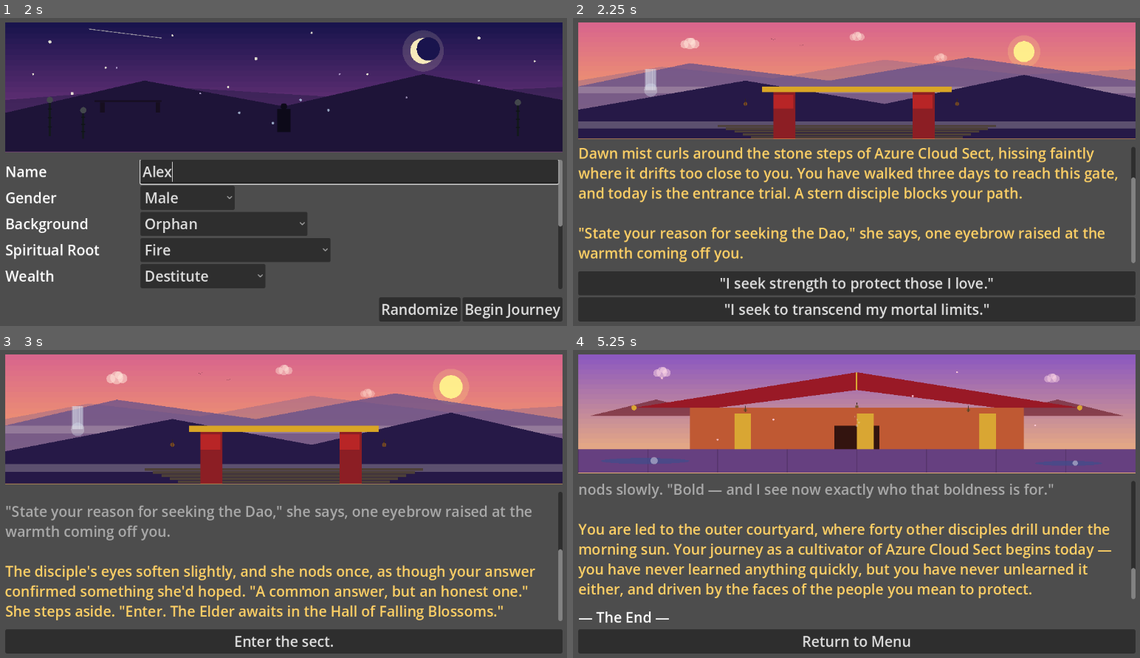
Above: before the commit, frames 1-4 (two rows, left to right).
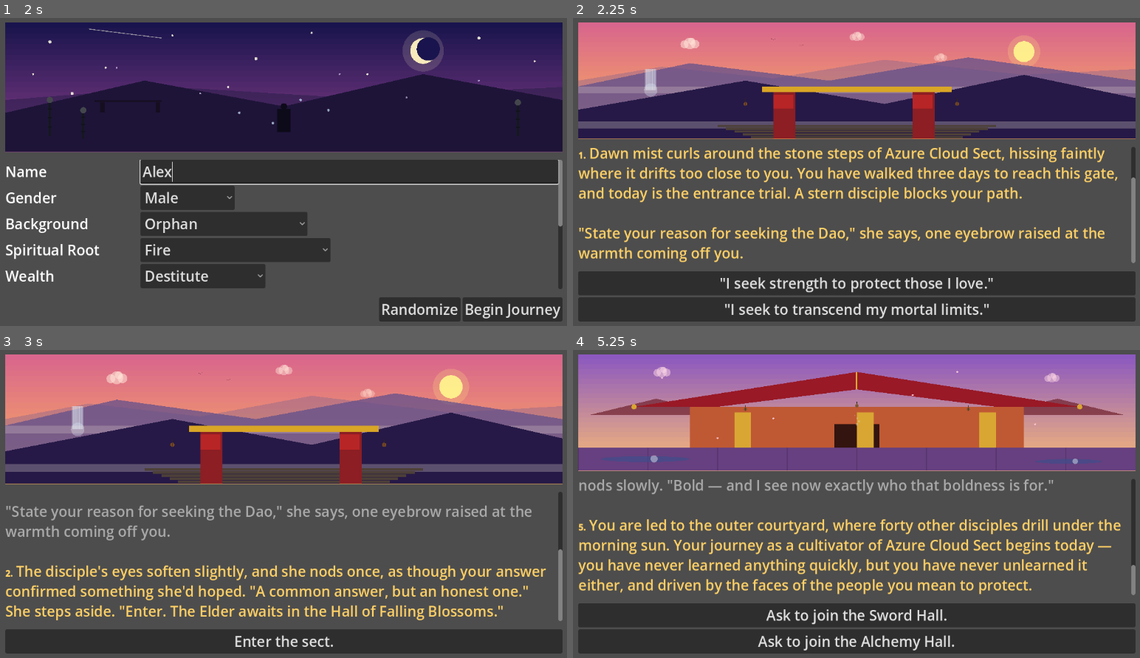
Above: after the commit, the same moments.

Repository: jgyy/goxian
Game: Godot game, scene res://scenes/main_menu.tscn
The game is run twice, just before and just after one commit, with the same random seed, the same clock (stepped at 60 frames per second) and the same inputs.
Inputs (mouse positions are in pixels of both pictures, inside the frame that each line leads up to):
- Up to frame 1 (2 s): click "New Game" at 0.5 s; click (351, 172) at 1.27 s; type "Alex" at 1.35 s
- Up to frame 2 (2.25 s): click "Begin Journey" at 2 s
- Up to frame 3 (3 s): click "'I seek strength to protect t…" at 2.75 s
- Up to frame 4 (5.25 s): click "Enter the sect." at 3.5 s; click "Take the stone without hesita…" at 4.25 s; click "Ask to begin training." at 5 s

Frame 1 is identical in both runs. In frame 2, 2.6% of the frame differs, in the area x 1-94%, y 41-59%; in frame 3, 2.6%; in frame 4, 21%, in the area x 0-100%, y 5-98%.

Commit message:
Number each narration beat and expand the story with a specialization chapter
Prefixes each story log entry with a bold sequential number (1.,
2., 3., ...) so progress through the arc is legible at a glance.

Expands the intro arc: the old immediate "ending_bold"/
"ending_cautious" nodes become "arrival_bold"/"arrival_cautious",
a new mid-story beat where Elder Wren's courtyard leads into a
choice between the Sword Hall and the Alchemy Hall (tracked via a
new "path" flag). Each combination of trial outcome x hall choice
now has its own true ending with a few profile-driven variants,
taking the arc from 2 endings to 4 and adding a full extra story
beat before the arc concludes.

Co-Authored-By: Claude Sonnet 5 <noreply@anthropic.com>

Diff:
--- a/scenes/game_screen.gd
+++ b/scenes/game_screen.gd
@@ -7,7 +7,7 @@
 @onready var story_log: RichTextLabel = $VBox/StoryLog
 @onready var choices_box: VBoxContainer = $VBox/ChoicesBox
 
-var _last_text_start := 0
+var _beat_count := 0
 
 func _ready() -> void:
 	StoryManager.node_changed.connect(_on_node_changed)
@@ -21,7 +21,8 @@
 
 	scene_art.set_backdrop(node["backdrop"])
 	_dim_previous_text()
-	story_log.append_text("\n\n[color=%s]%s[/color]" % [LATEST_TEXT_COLOR, node["text"].replace("[", "[lb]")])
+	_beat_count += 1
+	story_log.append_text("\n\n[color=%s][b]%d.[/b] %s[/color]" % [LATEST_TEXT_COLOR, _beat_count, node["text"].replace("[", "[lb]")])
 
 	for child in choices_box.get_children():
 		child.queue_free()
--- a/story/intro_arc.json
+++ b/story/intro_arc.json
@@ -113,7 +113,7 @@
       { "when": {"wealth": "destitute"}, "text": "You grasp the stone — the first thing of any worth you've held in a long while — and it flares white-hot for an instant, then cools. Elder Wren nods slowly. \"Bold. The stone shows a heart unclouded by fear.\"" }
     ],
     "choices": [
-      { "label": "Ask to begin training.", "next": "ending_bold" }
+      { "label": "Ask to begin training.", "next": "arrival_bold" }
     ]
   },
   "trial_cautious": {
@@ -132,10 +132,10 @@
       { "when": {"wealth": "comfortable"}, "text": "\"Refuse, and you may leave in peace, empty-handed,\" Elder Wren sa …(207 unchanged characters)…
     ],
     "choices": [
-      { "label": "Ask to begin training.", "next": "ending_cautious" }
-    ]
-  },
-  "ending_bold": {
+      { "label": "Ask to begin training.", "next": "arrival_cautious" }
+    ]
+  },
+  "arrival_bold": {
     "text": "You are led to the outer courtyard, where forty other disciples drill under the morning sun. Your journey as a cultivator of Azure Cloud Sect begins today — {talent_aptitude}, and driven by a heart that seeks strength above all.",
     "backdrop": "sect_hall",
     "variants": [
@@ -150,9 +150,12 @@
       { "when": {"wealth": "wealthy"}, "text": "You are led to the outer courtyard, where forty other disciples drill under the morning sun. Your journey as a cultivator of Azure Cloud Sect begins today — {talent_aptitude}, though for the first time in your life, none of it can be bought." },
       { "when": {"fengshui_omen": "twin_star"}, "text": "You are led to the outer courtyard, where forty other disciple …(213 unchanged characters)…
     ],
-    "choices": []
-  },
-  "ending_cautious": {
+    "choices": [
+      { "label": "Ask to join the Sword Hall.", "next": "ending_sword_bold", "set_flags": {"path": "sword"} },
+      { "label": "Ask to join the Alchemy Hall.", "next": "ending_alchemy_bold", "set_flags": {"path": "alchemy"} }
+    ]
+  },
+  "arrival_cautious": {
     "text": "Elder Wren walks with you personally to the outer courtyard. \"Watch, listen, then act,\" she says. \"That is how you'll survive what's coming.\" Your journey as a cultivator of Azure Cloud Sect begins — carefully, and {talent_aptitude}.",
     "backdrop": "sect_hall",
     "variants": [
@@ -167,6 +170,53 @@
       { "when": {"wealth": "modest"}, "text": "Elder Wren walks with you personally to the outer courtyard. \"Watch, li …(208 unchanged characters)…
       { "when": {"fengshui_omen": "unreadable"}, "text": "Elder Wren walks with you personally to the outer courtyard,  …(245 unchanged characters)…
     ],
+    "choices": [
+      { "label": "Ask to join the Sword Hall.", "next": "ending_sword_cautious", "set_flags": {"path": "sword"} },
+      { "label": "Ask to join the Alchemy Hall.", "next": "ending_alchemy_cautious", "set_flags": {"path": "alchemy"} }
+    ]
+  },
+  "ending_sword_bold": {
+    "text": "You choose the Sword Hall. The instructor there is a scarred woman who tosses you a practice blade without a word of welcome. \"Bold ones burn out fast here,\" she says, \"but they also cut fastest. Let's see which you are.\" {talent_aptitude}, you raise the blade for the first of ten thousand strikes.",
+    "backdrop": "sect_hall",
+    "variants": [
+      { "when": {"motive": "protect"}, "text": "You choose the Sword Hall. The instructor there is a scarred woman who tosses you a practice blade without a word of welcome. \"A blade for protecting people is still a blade,\" she says. \"Let's see if you can carry both truths.\" {talent_aptitude}, you raise it for the first of ten thousand strikes." },
+      { "when": {"spiritual_root": "fire"}, "text": "You choose the Sword Hall. The instructor tosses you a practice blade, and it feels warm in your grip before you've even swung it. \"Bold ones burn out fast here,\" she says, \"you especially, I'd wager.\" {talent_aptitude}, you raise it for the first of ten thousand strikes." },
+      { "when": {"moral_alignment": "ruthless"}, "text": "You choose the Sword Hall. The instructor sizes you up and tosses you a practice blade. \"Good. This hall doesn't need convincing people to hit things — just people willing to.\" {talent_aptitude}, you raise it for the first of ten thousand strikes." },
+      { "when": {"species": "half_spirit_beast"}, "text": "You choose the Sword Hall. The instructor tosses you a practice blade, watching the way your body moves like it already half-expects a fight. \"Bold ones burn out fast here,\" she says. \"You might last longer than most.\" {talent_aptitude}, you raise it for the first of ten thousand strikes." }
+    ],
+    "choices": []
+  },
+  "ending_alchemy_bold": {
+    "text": "You choose the Alchemy Hall. The instructor there, an old man with permanently stained fingers, hands you a mortar and pestle. \"Boldness in this hall gets you burned eyebrows, not glory,\" he says, not unkindly. \"But I've seen bold hands make fine medicine, too.\" {talent_aptitude}, you begin grinding your first ingredient.",
+    "backdrop": "sect_hall",
+    "variants": [
+      { "when": {"motive": "transcend"}, "text": "You choose the Alchemy Hall. The old instructor hands you a mortar and pestle. \"You want to transcend your limits? Half the pills in this hall exist because someone refused to accept their body's limits either.\" {talent_aptitude}, you begin grinding your first ingredient." },
+      { "when": {"background": "scholar"}, "text": "You choose the Alchemy Hall. The old instructor hands you a mortar and pestle, pleased to hear you can already read. \"Most of my disciples can't tell a formula from a grocery list,\" he says. {talent_aptitude}, you begin grinding your first ingredient." },
+      { "when": {"spiritual_root": "wood"}, "text": "You choose the Alchemy Hall. The old instructor hands you a mortar and pestle, glancing approvingly at the faint green edge to your qi. \"Wood roots make the best alchemists,\" he says. {talent_aptitude}, you begin grinding your first ingredient." },
+      { "when": {"moral_alignment": "compassionate"}, "text": "You choose the Alchemy Hall. The old instructor hands you a mortar and pestle. \"Good. This hall exists to heal people, not just to make people who hurt other people more efficient.\" {talent_aptitude}, you begin grinding your first ingredient." }
+    ],
+    "choices": []
+  },
+  "ending_sword_cautious": {
+    "text": "You choose the Sword Hall. The instructor there, a scarred woman, studies the careful way you accepted the trial stone before handing you a practice blade. \"Caution suits a blade better than most disciples realize,\" she says. \"Reckless swordsmen die reckless deaths.\" {talent_aptitude}, you raise the blade for the first of ten thousand strikes.",
+    "backdrop": "sect_hall",
+    "variants": [
+      { "when": {"motive": "protect"}, "text": "You choose the Sword Hall. The instructor studies you and hands you a practice blade. \"A careful blade lasts longer to protect the people behind it,\" she says. {talent_aptitude}, you raise it for the first of ten thousand strikes." },
+      { "when": {"spiritual_root": "earth"}, "text": "You choose the Sword Hall. The instructor hands you a practice blade, nodding at the steady, grounded way you hold it already. \"Caution suits a blade better than most disciples realize,\" she says. {talent_aptitude}, you raise it for the first of ten thousand strikes." },
+      { "when": {"moral_alignment": "detached"}, "text": "You choose the Sword Hall. The instructor hands you a practice blade, unbothered by how little you seem to need her approval. \"Caution suits a blade better than most disciples realize,\" she says. {talent_aptitude}, you raise it for the first of ten thousand strikes." },
+      { "when": {"background": "scholar"}, "text": "You choose the Sword Hall. The instructor hands you a practice blade, amused that someone who clearly prefers books chose this hall at all. \"Caution suits a blade better than most disciples realize,\" she says. {talent_aptitude}, you raise it for the first of ten thousand strikes." }
+    ],
+    "choices": []
+  },
+  "ending_alchemy_cautious": {
+    "text": "You choose the Alchemy Hall. The old instructor there studies the careful way you accepted the trial stone and nods approvingly, handing you a mortar and pestle. \"Alchemy rewards patience, not bravado,\" he says. \"You'll do well here.\" {talent_aptitude}, you begin grinding your first ingredient.",
+    "backdrop": "sect_hall",
+    "variants": [
+      { "when": {"motive": "transcend"}, "text": "You choose the Alchemy Hall. The old instructor nods approvingly and hands you a mortar and pestle. \"Ambition tempered with patience — that's how you actually transcend a limit, instead of just breaking against it.\" {talent_aptitude}, you begin grinding your first ingredient." },
+      { "when": {"spiritual_root": "water"}, "text": "You choose the Alchemy Hall. The old instructor hands you a mortar and pestle, pleased at the calm, still quality of your qi. \"Water roots make patient alchemists,\" he says. {talent_aptitude}, you begin grinding your first ingredient." },
+      { "when": {"moral_alignment": "compassionate"}, "text": "You choose the Alchemy Hall. The old instructor hands you a mortar and pestle. \"Careful hands and a caring heart — that's exactly what this hall needs more of.\" {talent_aptitude}, you begin grinding your first ingredient." },
+      { "when": {"wealth": "modest"}, "text": "You choose the Alchemy Hall. The old instructor hands you a mortar and pestle, noting the practical, unshowy way you handle it. \"Alchemy rewards patience, not bravado,\" he says. {talent_aptitude}, you begin grinding your first ingredient." }
+    ],
     "choices": []
   }
 }
